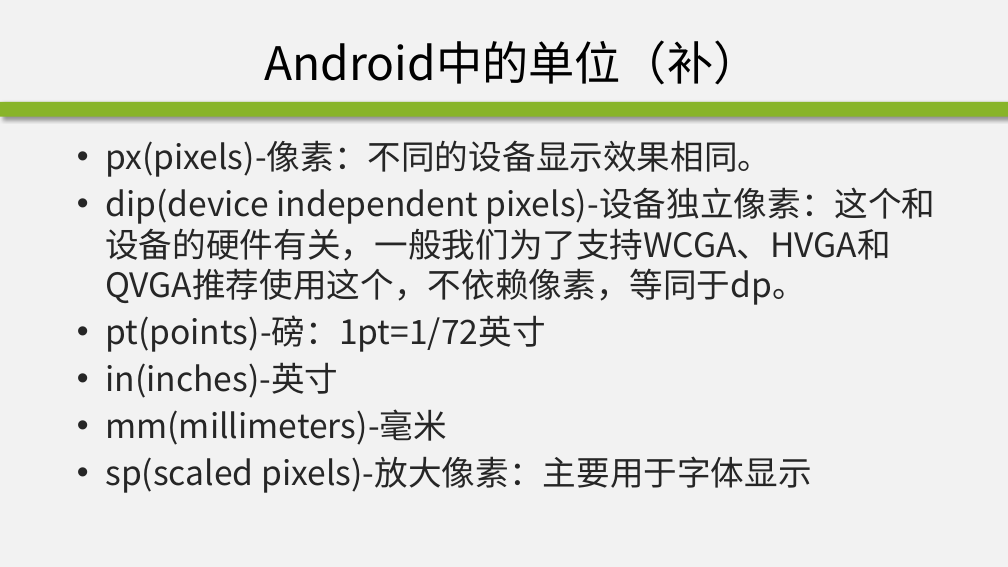
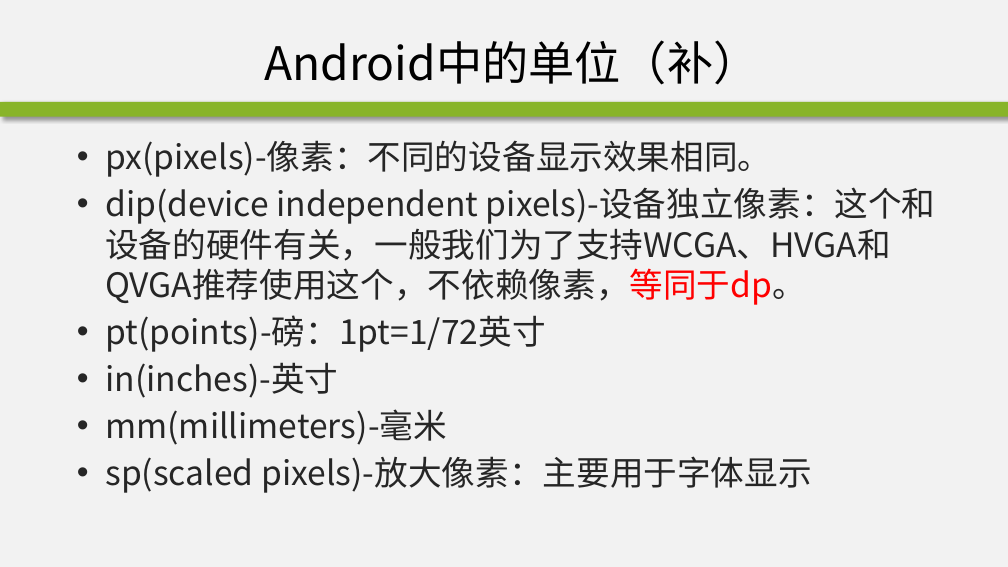
Before and after one commit to edu2act/course-android, a slide deck: slide 56 of materials/slides/ch02-2.pptx (slide 35 before the commit). Drawn at 1008x567 pixels with LibreOffice and Linux fonts; fonts in the diff are those of the drawing; background and template pictures are left out. Boxes give left, top, right and bottom in pixels: in the first picture for what was removed or moved away, otherwise in the second. Text is boxed around its words. In the diff, an @@ line names an element or a change of style, - is before the commit and + after.

```diff
--- a/materials/slides/ch02-2.pptx
+++ b/materials/slides/ch02-2.pptx
@@ text at bbox=[105, 187, 936, 305]: text colour #262626 to #FF0000 in "pixels)-设备独立像素：这个和设备的硬件有关，一般我们为了支持WCGA、HVGA和QVGA推荐使用这个，不依赖像素 ..." @@
```
Also in this commit, not shown: 21 other slides changed, 5 slides added, 6 slides removed, 1 other file.
